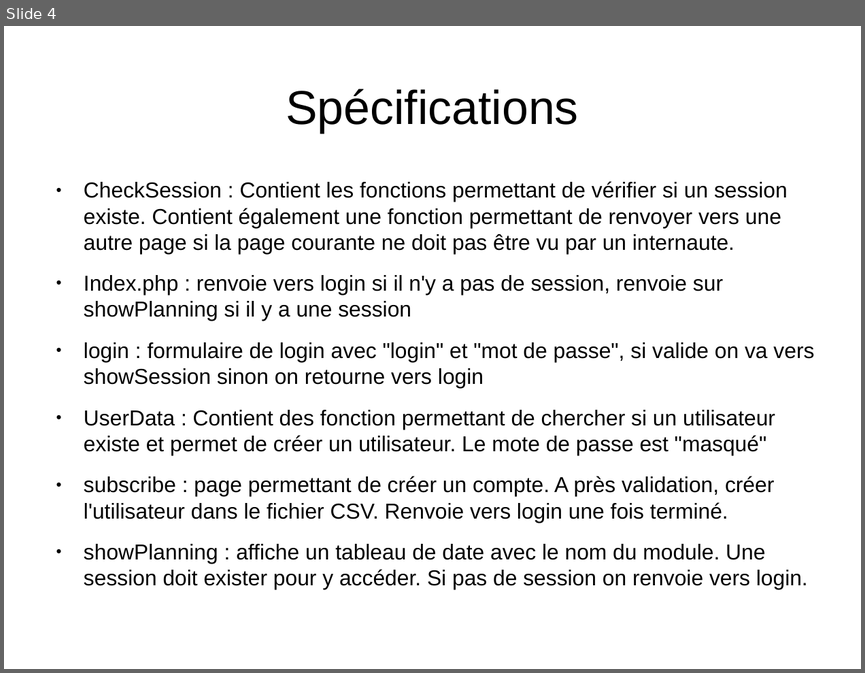
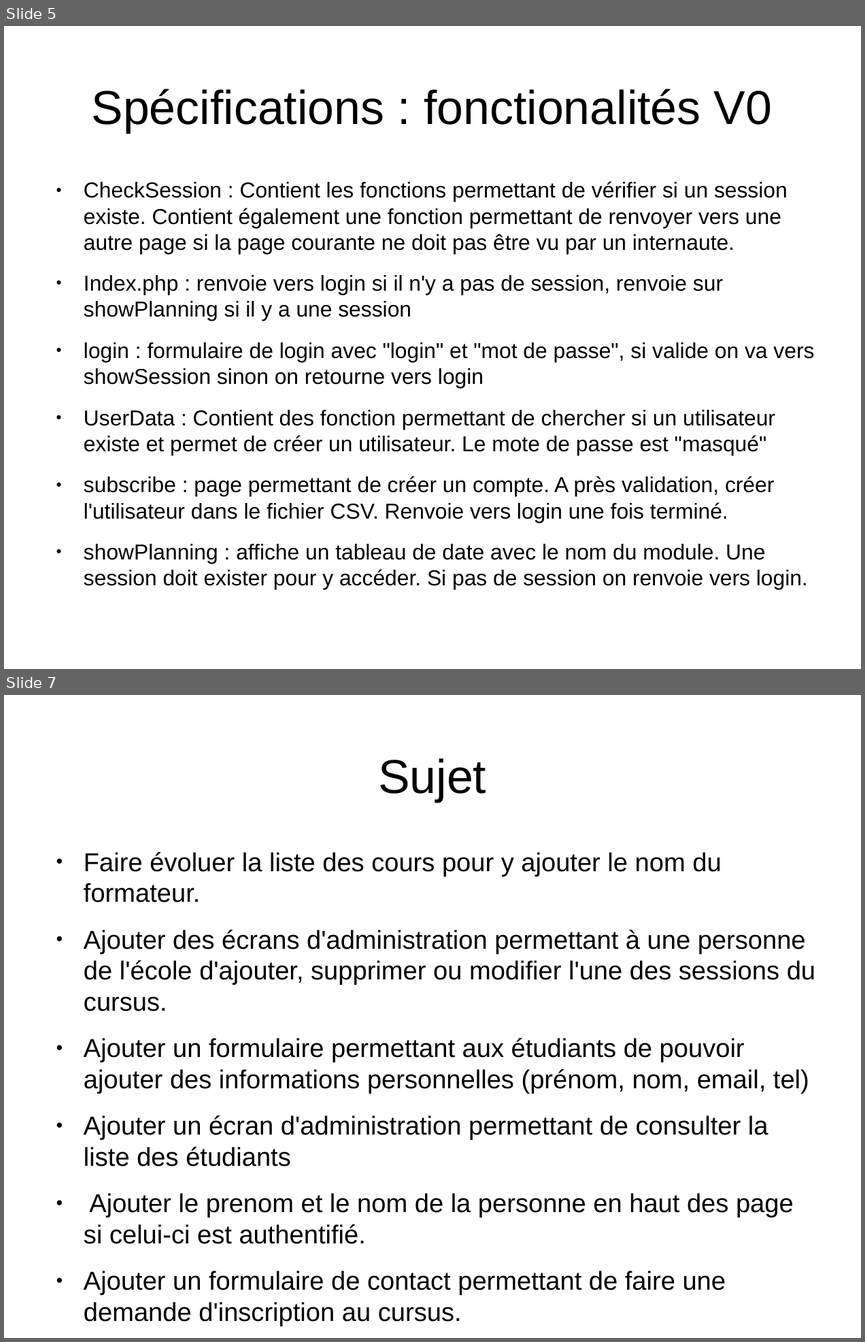
Before and after one commit to TOTOleHero/SmileFormationPHP, a slide deck: mini-projet.odp. Shown one above the other, each under a label of ours: slide 4 before the commit, slides 5 and 7 after it; the slides between them are not shown. The pictures are 865x673 and 865x1342 pixels, drawn with LibreOffice and Linux fonts; fonts in the diff are those of the drawing. Boxes give left, top, right and bottom in pixels: in the first picture for what was removed or moved away, otherwise in the second. Text is boxed around its words. In the diff, an @@ line names an element or a change of style, - is before the commit and + after.

```diff
--- a/mini-projet.odp
+++ b/mini-projet.odp
@@ slide 7 added at bbox=[4, 695, 861, 1338], background #FFFFFF @@
@@ title added at bbox=[378, 758, 486, 802], 44 pt, text #000000 @@
+Sujet
@@ text added at bbox=[84, 852, 815, 1295], 24 pt, text #000000 @@
+● Faire évoluer la liste des cours pour y ajouter le nom du formateur.
+● Ajouter des écrans d'administration permettant à une personne de l'école d'ajouter, supprimer ou modifier l'une des sessions du cursus.
+● Ajouter un formulaire permettant aux étudiants de pouvoir ajouter des informations personnelles (prénom, nom, email, tel)
+● Ajouter un écran d'administration permettant de consulter la liste des étudiants
+● Ajouter le prenom et le nom de la personne en haut des page si celui-ci est authentifié.
+● Ajouter un formulaire de contact permettant de faire une demande d'inscription au cursus.
@@ what was slide 4 is now slide 5 @@
@@ slide 5 changed as well @@
@@ title at bbox=[92, 89, 772, 133]: text changed @@
-Spécifications
+Spécifications : fonctionalités V0
```
Also in this commit, not shown: 3 other slides changed, 4 other slides added.
